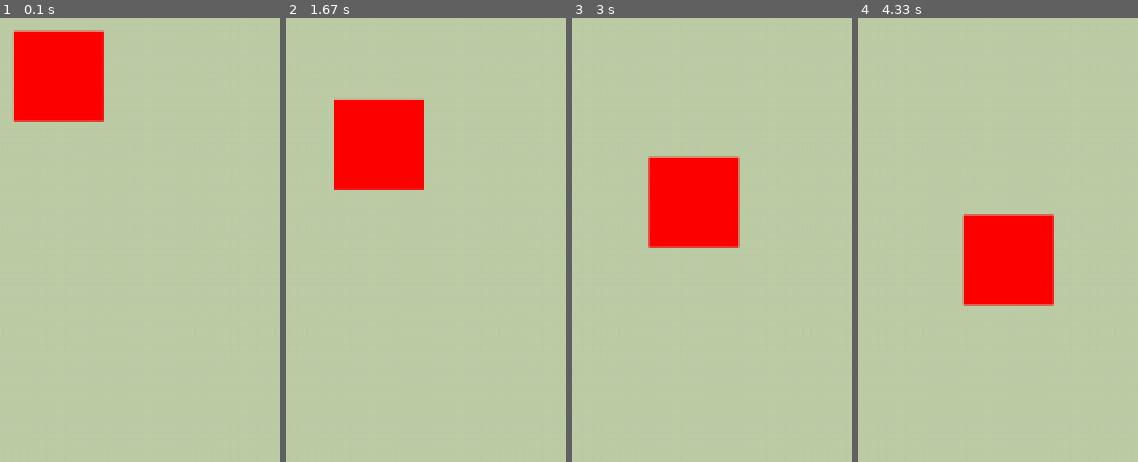
Above: before the commit, frames 1-4 (left to right).
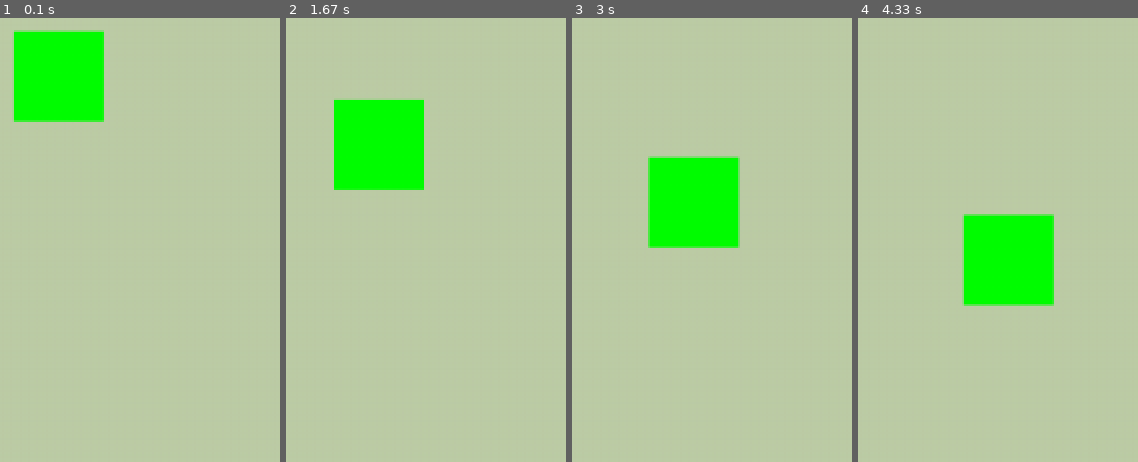
Above: after the commit, the same moments.

Repository: ravi4all/Python_JuneRegular_Evening
Game: pygame game, started from Pygame/PygameDemo.py
Same seed, same stepped clock (60 frames per second), same inputs: the game is played once before the commit and once after it.
Inputs:
- Up to frame 1 (0.1 s): no input
- Up to frame 2 (1.67 s): no input
- Up to frame 3 (3 s): no input
- Up to frame 4 (4.33 s): no input

The runs differ from the first frame. In frame 1, 6.8% of the frame differs, in the area x 4-38%, y 2-24%; in frame 2, 6.5%; in frame 3, 6.8%, in the area x 27-60%, y 31-52%; in frame 4, 6.8%.

Commit message:
Add files via upload

Diff:
--- /dev/null
+++ b/Pygame/KeyPressEvent.py
@@ -0,0 +1,59 @@
+import random
+import pygame
+pygame.init()
+color_1 = 189, 205, 167
+
+red = 255,0,0
+black = 0,0,0
+
+width = 1000
+height = 500
+
+screen = pygame.display.set_mode((width,height))
+x = 10
+y = 10
+
+move_x = 0
+move_y = 0
+
+# events = [keydown,keyup,mousemotion]
+while True:
+
+    for event in pygame.event.get():
+        # print(event)
+        if event.type == pygame.QUIT:
+            pygame.quit()
+            quit()
+
+        if event.type == pygame.KEYDOWN:
+            if event.key == pygame.K_RIGHT:
+                move_x = 0.4
+                move_y = 0
+            elif event.key == pygame.K_LEFT:
+                move_x = -0.4
+                move_y = 0
+            elif event.key == pygame.K_DOWN:
+                move_y = 0.4
+                move_x = 0
+            elif event.key == pygame.K_UP:
+                move_y = -0.4
+                move_x = 0
+
+
+    screen.fill(color_1)
+    pygame.draw.rect(screen,red,[x,y,50,50])
+
+    x += move_x
+    y += move_y
+
+    if x > width:
+        x = -50
+    elif y > height:
+        y = -50
+
+    if x < -50:
+        x = width
+    elif y < -50:
+        y = height
+
+    pygame.display.update()
--- /dev/null
+++ b/Pygame/KeyRelease.py
@@ -0,0 +1,59 @@
+import pygame
+
+pygame.init()
+
+width = 1000
+height = 500
+red = 255,0,0
+screen = pygame.display.set_mode((width,height))
+
+bg_img = pygame.image.load("img_2.jpg")
+# bg_img = pygame.transform.scale(bg_img,(4000,3000))
+
+m1 = pygame.image.load("m1.png")
+m2 = pygame.image.load("m2.png")
+
+mario = [m1,m2]
+m = 0
+x = 200
+y = height - 100
+
+move_x = 0
+move_y = 0
+
+bg_x = 0
+move_bg_x = 0
+
+FPS = 5
+clock = pygame.time.Clock()
+
+while True:
+
+    for event in pygame.event.get():
+        # print(event)
+        if event.type == pygame.QUIT:
+            pygame.quit()
+            quit()
+
+        if event.type == pygame.KEYDOWN:
+            if event.key == pygame.K_RIGHT:
+                move_bg_x = -2
+
+        elif event.type == pygame.KEYUP:
+            move_bg_x = 0
+
+    # blit - render
+    screen.blit(bg_img, (bg_x,0))
+    # pygame.draw.rect(screen,red,[x,y,50,50])
+
+    if m == 0:
+        screen.blit(mario[0],[x,y])
+        m = 1
+    elif m == 1:
+        screen.blit(mario[1], [x, y])
+        m = 0
+
+    bg_x += move_bg_x
+
+    pygame.display.update()
+    clock.tick(FPS)
--- /dev/null
+++ b/Pygame/MousePosition.py
@@ -0,0 +1,29 @@
+import pygame
+
+pygame.init()
+
+width = 1000
+height = 500
+
+red = 255,0,0
+black = 0,0,0
+
+screen = pygame.display.set_mode((width, height))
+
+x = 100
+y = 100
+
+while True:
+
+    for event in pygame.event.get():
+        if event.type == pygame.QUIT:
+            pygame.quit()
+            quit()
+
+    screen.fill(red)
+
+    pos_x,pos_y = pygame.mouse.get_pos()
+
+    pygame.draw.circle(screen,black,[pos_x,pos_y],80)
+
+    pygame.display.update()
--- a/Pygame/PygameDemo.py
+++ b/Pygame/PygameDemo.py
@@ -1,7 +1,16 @@
+import random
 import pygame
 pygame.init()
 color_1 = 189, 205, 167
+
 red = 255,0,0
+black = 0,0,0
+blue = 0,0,255
+green = 0,255,0
+pink = 255,0,255
+
+colors = [red,black,blue,green,pink]
+col = random.choice(colors)
 
 width = 1000
 height = 500
@@ -13,7 +22,9 @@
 move_x = 0.2
 move_y = 0.4
 
+# events = [keydown,keyup,mousemotion]
 while True:
+
     for event in pygame.event.get():
         # print(event)
         if event.type == pygame.QUIT:
@@ -21,19 +32,23 @@
             quit()
 
     screen.fill(color_1)
-    pygame.draw.rect(screen,red,[x,y,50,50])
+    pygame.draw.rect(screen,col,[x,y,50,50])
 
     x += move_x
     y += move_y
 
     if x > width - 50:
         move_x = -0.5
+        col = random.choice(colors)
     elif x < 0:
         move_x = 0.5
+        col = random.choice(colors)
 
     if y > height - 50:
         move_y = -0.5
+        col = random.choice(colors)
     elif y < 0:
         move_y = 0.5
+        col = random.choice(colors)
 
     pygame.display.update()
Binary file added: Pygame/bg_1.jpg
Binary file added: Pygame/img_1.jpg
Binary file added: Pygame/img_2.jpg
Binary file added: Pygame/m1.png
Binary file added: Pygame/m2.png
